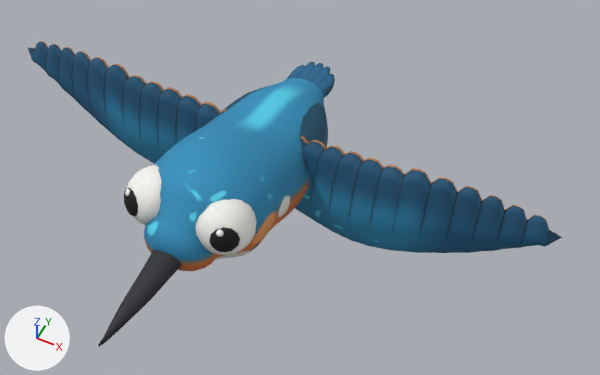
The FBX model Assets/Models/Aves/Ave_MartinPescador/Ave_MartinPescador.fbx as it was, and as the next commit left it.
Camera for both pictures: a 50 mm camera at (0.849, -1.535, 1.756) aimed at (0.171, -0.179, 0.062). Arrows for +X, +Y and +Z are at lower left; the lights stay in place. The older version comes first. Where no turn or scale is listed for an object, it has been applied to the vertices.

The first picture shows 'Ala_D', 'Ala_I', 'Cuerpo'.
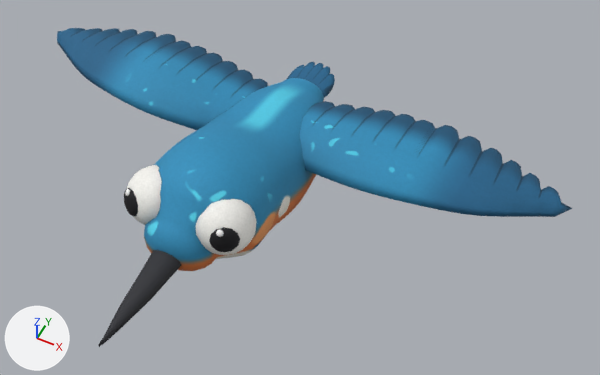
What differs and where, as boxes [x1, y1, x2, y2] in the pictures (600 x 375 px):
'L_wing', now drawn (blue)
    after: [299, 101, 572, 217]
'Ala_I', deleted (blue)
    before: [295, 136, 562, 253]
'R_wing', now drawn (blue)
    after: [57, 28, 268, 130]
'Ala_D', deleted (blue)
    before: [28, 41, 226, 164]

The edits, one by one:
Mesh me_r_wing is new.
It has 639 vertices, 650 faces and spans x -0.745..0.058, y -0.034..0.079, z -0.226..0.121.
It uses material mat_m_ave_martinpescador (picture img_ave_martinpescador_basecolor_png).
Mesh me_l_wing is new.
It has 639 vertices, 650 faces and spans x -0.058..0.745, y -0.034..0.079, z -0.226..0.121.
It uses material mat_m_ave_martinpescador (picture img_ave_martinpescador_basecolor_png).
Object 'Ala_I' (ob_ala_i) is deleted.
Object 'Ala_D' (ob_ala_d) is deleted.
Object 'R_wing' (ob_r_wing) now shows me_r_wing instead of nothing.
Object 'L_wing' (ob_l_wing) now shows me_l_wing instead of nothing.
